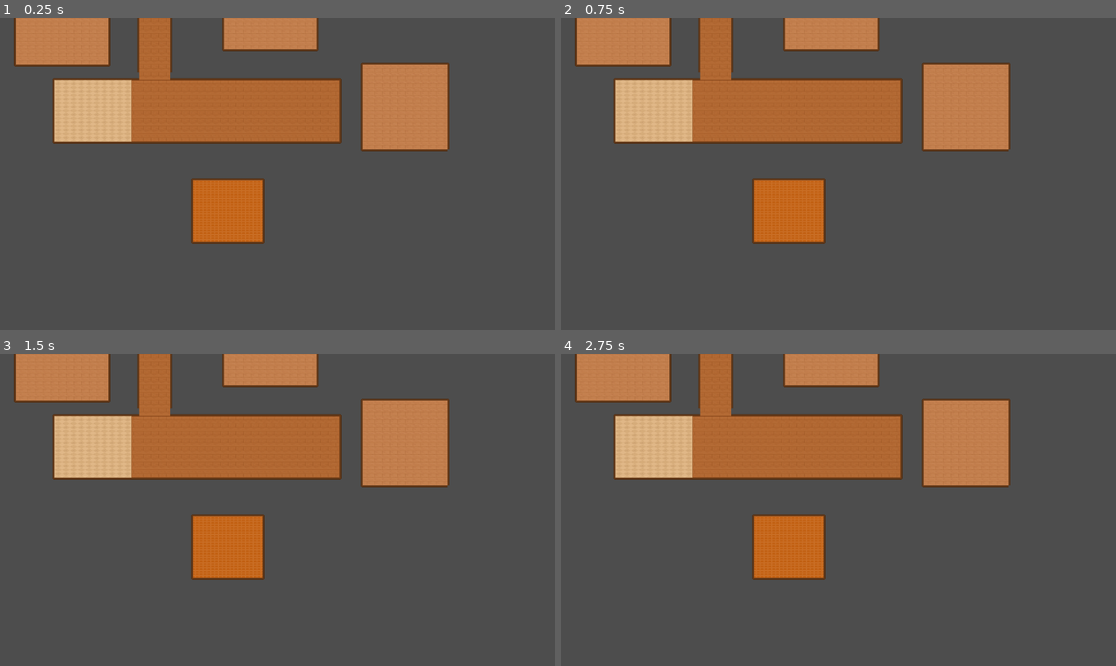
Above: before the commit, frames 1-4 (two rows, left to right).
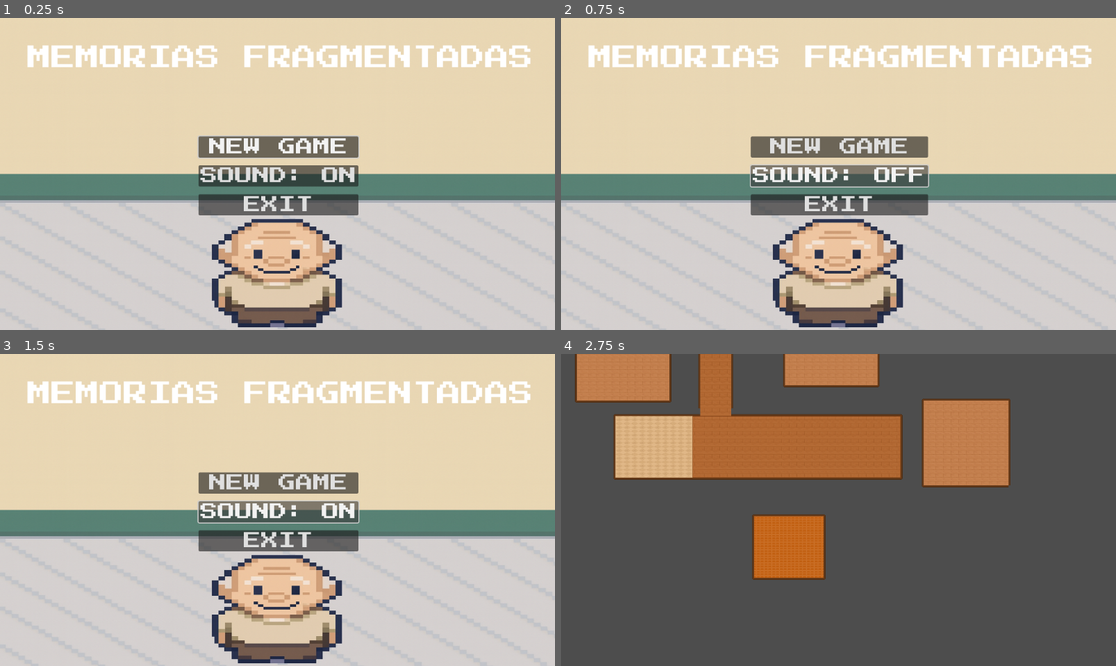
Above: after the commit, the same moments.

Repository: saulobeni/Memoria-Fragmentada
Game: Godot game, scene res://menu_inicial/MainMenu.tscn
Two runs of this game, one before a commit and one after it. Both use one fixed random seed, a clock stepped at 60 frames per second and the inputs below. Before the commit the project starts from res://House/house.tscn.
Inputs (mouse positions are in pixels of both pictures, inside the frame that each line leads up to):
- Up to frame 1 (0.25 s): no input
- Up to frame 2 (0.75 s): click (838, 177) at 0.5 s, where only the run after the commit has a clickable "SOUND: ON"
- Up to frame 3 (1.5 s): click (277, 513) at 1.25 s, where only the run after the commit has a clickable "SOUND: OFF"
- Up to frame 4 (2.75 s): click (838, 481) at 2 s, where only the run after the commit has a clickable "NEW GAME"

The runs differ from the first frame. In frame 1, 99% of the frame differs, in the area x 0-100%, y 0-100%; in frame 2, 98%; in frame 3, 98%; in frame 4, nothing differs.

Commit message:
Adiciona tela inicial(menu_inicial) e define como cena principal do projeto

Diff:
--- /dev/null
+++ b/menu_inicial/MainMenu.tscn
@@ -0,0 +1,67 @@
+[gd_scene load_steps=6 format=3 uid="uid://cxc0m55wvemxh"]
+
+[ext_resource type="Script" uid="uid://14nc70csjn61" path="res://menu_inicial/main_menu.gd" id="1_3o7y8"]
+[ext_resource type="Texture2D" uid="uid://csq8erceih5q2" path="res://menu_inicial/menu_bg.png" id="1_w6737"]
+[ext_resource type="FontFile" uid="uid://80uo8cl3cyx4" path="res://menu_inicial/PressStart2P-Regular.ttf" id="2_hjn3f"]
+
+[sub_resource type="Theme" id="Theme_3o7y8"]
+default_font = ExtResource("2_hjn3f")
+default_font_size = 36
+
+[sub_resource type="LabelSettings" id="LabelSettings_hjn3f"]
+line_spacing = 0.0
+font = ExtResource("2_hjn3f")
+font_size = 50
+
+[node name="MainMenu" type="Control"]
+layout_mode = 3
+anchors_preset = 0
+script = ExtResource("1_3o7y8")
+
+[node name="Bg" type="TextureRect" parent="."]
+layout_mode = 0
+offset_right = 1152.0
+offset_bottom = 648.0
+texture = ExtResource("1_w6737")
+expand_mode = 3
+
+[node name="Center" type="CenterContainer" parent="."]
+layout_mode = 1
+anchors_preset = 15
+anchor_right = 1.0
+anchor_bottom = 1.0
+offset_left = 2.0
+offset_top = 7.0
+offset_right = 1154.0
+offset_bottom = 650.0
+grow_horizontal = 2
+grow_vertical = 2
+
+[node name="Menu" type="VBoxContainer" parent="Center"]
+layout_mode = 2
+theme = SubResource("Theme_3o7y8")
+theme_override_constants/separation = 16
+
+[node name="BtnNewGame" type="Button" parent="Center/Menu"]
+layout_mode = 2
+text = "NEW GAME"
+
+[node name="BtnSound" type="Button" parent="Center/Menu"]
+layout_mode = 2
+text = "SOUND"
+
+[node name="BtnExit" type="Button" parent="Center/Menu"]
+layout_mode = 2
+text = "EXIT"
+
+[node name="Titulo" type="Label" parent="."]
+layout_mode = 0
+offset_left = 57.0
+offset_top = 58.0
+offset_right = 1107.0
+offset_bottom = 108.0
+text = "MEMORIAS FRAGMENTADAS"
+label_settings = SubResource("LabelSettings_hjn3f")
+horizontal_alignment = 1
+
+[node name="Music" type="AudioStreamPlayer" parent="."]
--- /dev/null
+++ b/menu_inicial/main_menu.gd
@@ -0,0 +1,40 @@
+extends Control
+
+# Acessa pelos nomes dos nós (independe do caminho completo)
+@onready var btn_new   : Button = $Center/Menu/BtnNewGame
+@onready var btn_sound : Button = $Center/Menu/BtnSound
+@onready var btn_exit  : Button = $Center/Menu/BtnExit
+@onready var music     : AudioStreamPlayer = $Music   # se não tiver Music, remova esta linha e o uso dela
+
+var sound_on := true
+
+func _ready() -> void:
+	# foco inicial para teclado/controle
+	btn_new.grab_focus()
+	_update_sound_label()
+
+	# conecta os sinais dos botões
+	btn_new.pressed.connect(_on_new_game_pressed)
+	btn_sound.pressed.connect(_on_sound_pressed)
+	btn_exit.pressed.connect(_on_exit_pressed)
+
+func _on_new_game_pressed() -> void:
+	# Trocar para a cena principal do jogo (a sua "casa")
+	# Dica: no FileSystem, clique direito em house.tscn → "Copiar Caminho" e cole abaixo se for diferente.
+	get_tree().change_scene_to_file("res://House/house.tscn")
+
+func _on_sound_pressed() -> void:
+	sound_on = not sound_on
+	if is_instance_valid(music):
+		if sound_on:
+			if not music.playing:
+				music.play()
+		else:
+			music.stop()
+	_update_sound_label()
+
+func _update_sound_label() -> void:
+	btn_sound.text = "SOUND: ON" if sound_on else "SOUND: OFF"
+
+func _on_exit_pressed() -> void:
+	get_tree().quit()
--- a/project.godot
+++ b/project.godot
@@ -11,8 +11,8 @@
 [application]
 
 config/name="memoria_fragmentada"
-run/main_scene="res://House/house.tscn"
-config/features=PackedStringArray("4.4", "Forward Plus")
+run/main_scene="uid://cxc0m55wvemxh"
+config/features=PackedStringArray("4.5", "Forward Plus")
 config/icon="res://icon.svg"
 
 [input]
Not shown, changed: icon.svg.import
Binary file added: menu_inicial/PressStart2P-Regular.ttf
Not shown, added: menu_inicial/PressStart2P-Regular.ttf.import
Not shown, added: menu_inicial/main_menu.gd.uid
Binary file added: menu_inicial/menu_bg.png
Not shown, added: menu_inicial/menu_bg.png.import
Not shown, changed: sprites_player/Perna esquerda para frente.png.import
Not shown, changed: sprites_player/andando lateral(direita) - 1.png.import
Not shown, changed: sprites_player/andando lateral(esquerda) - 1.png.import
Not shown, changed: sprites_player/andando pra cima - 1.png.import
Not shown, changed: sprites_player/andando pra cima - 2.png.import
Not shown, changed: sprites_player/andando pra cima - 3.png.import
(and 14 more such lines)
